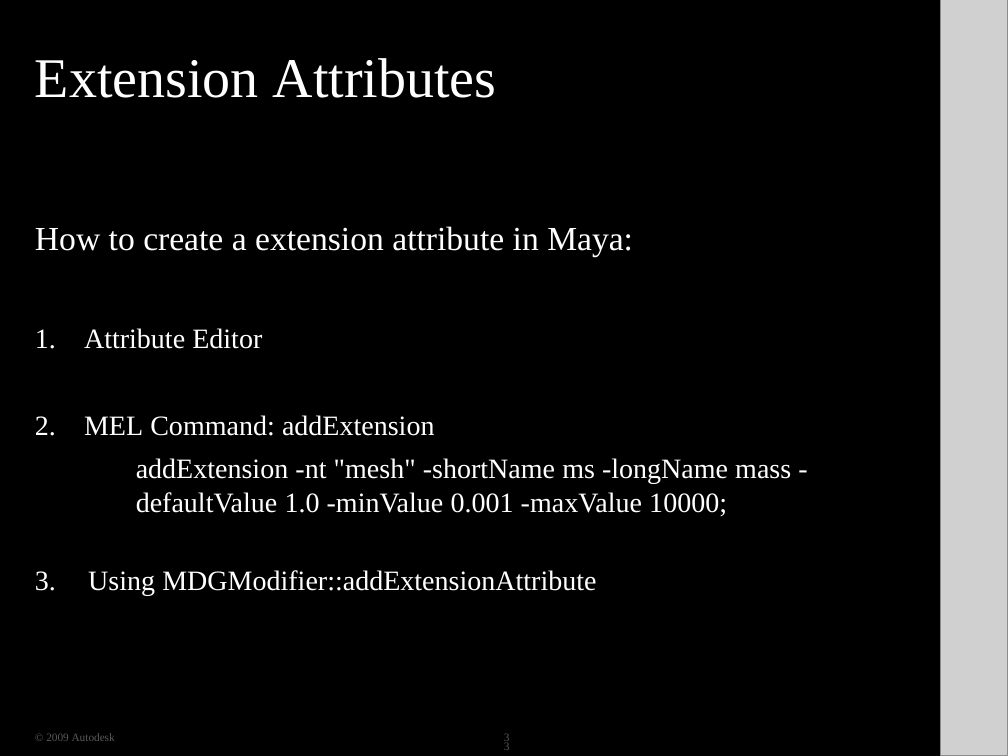
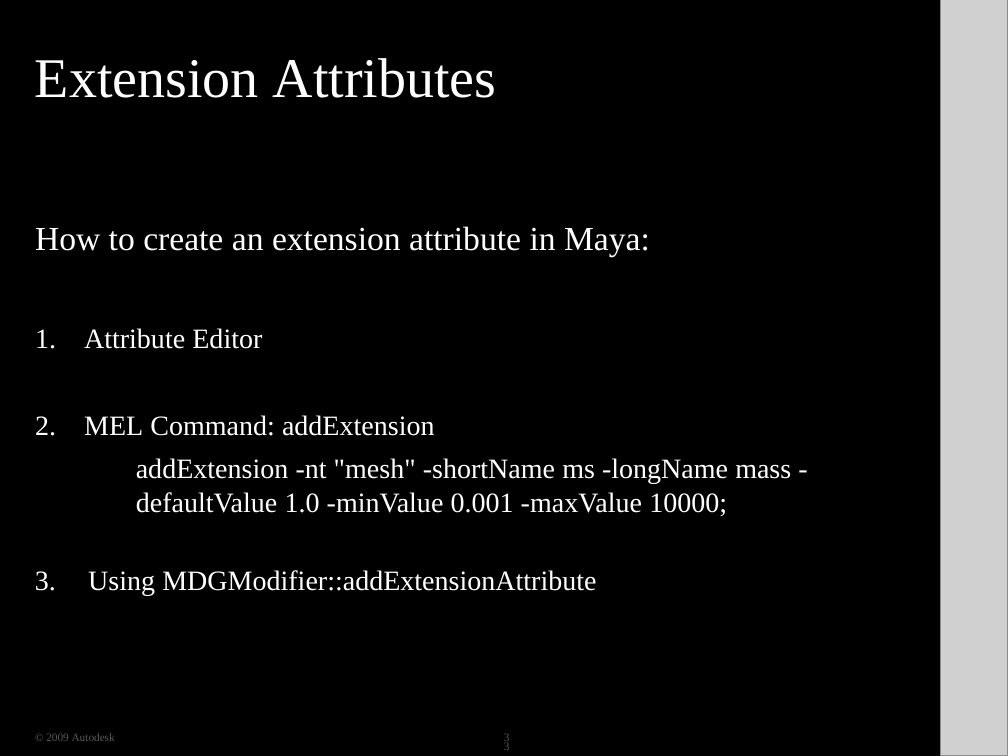
Before and after one commit to ADN-DevTech/Maya-Training-Material, a slide deck: slide 33 of 04_NodeAttributes/04_NodeAttributes.pptx. Drawn at 1008x756 pixels with LibreOffice and Linux fonts; fonts in the diff are those of the drawing; grey boxes stand for pictures; background and template pictures are left out; a plain dark background stands for a picture behind light text. Boxes give left, top, right and bottom in pixels: in the first picture for what was removed or moved away, otherwise in the second. Text is boxed around its words. In the diff, an @@ line names an element or a change of style, - is before the commit and + after.

```diff
--- a/04_NodeAttributes/04_NodeAttributes.pptx
+++ b/04_NodeAttributes/04_NodeAttributes.pptx
@@ text at (35,226,650,257): text changed @@
-How to create a extension attribute in Maya:
+How to create an extension attribute in Maya:
```
Also in this commit, not shown: 3 other slides changed, 10 other files.
